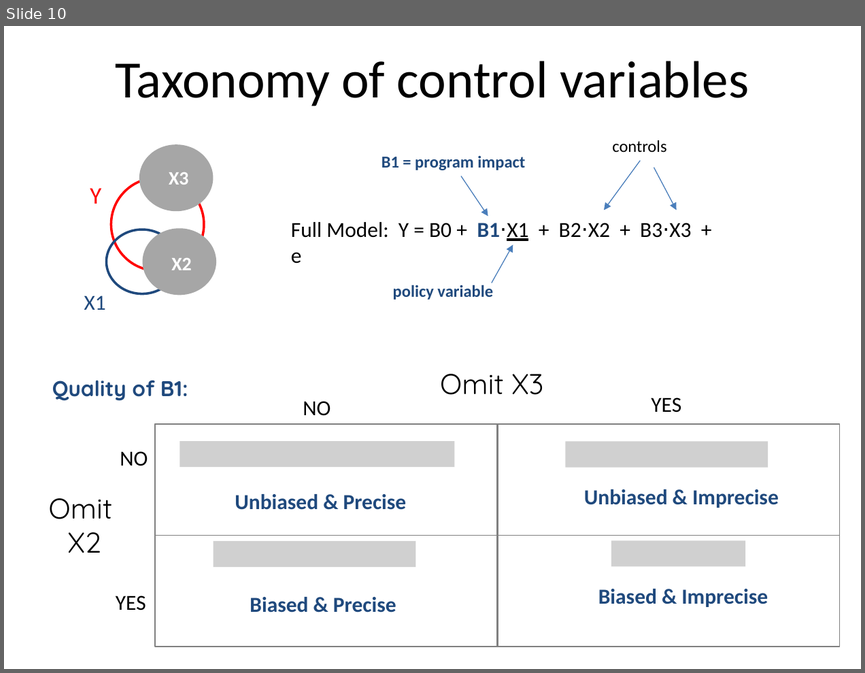
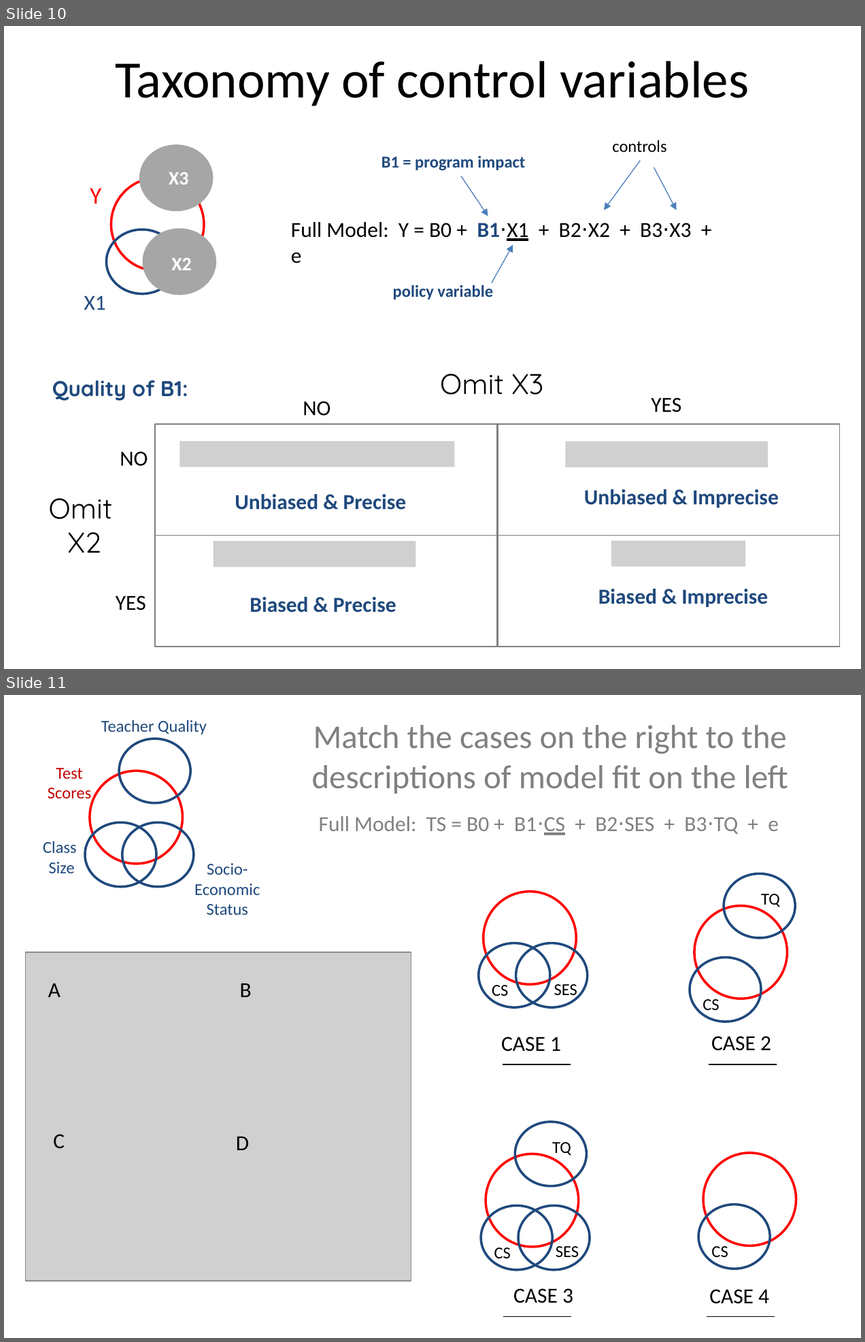
Before and after one commit to DS4PS/cpp-523-fall-2019, a slide deck: lectures/taxonomy-of-control-variables.pptx. Shown one above the other, each under a label of ours: slide 10 before the commit, slides 10 and 11 after it. The pictures are 865x673 and 865x1342 pixels, drawn with LibreOffice and Linux fonts; fonts in the diff are those of the drawing; grey boxes stand for pictures. Boxes give left, top, right and bottom in pixels: in the first picture for what was removed or moved away, otherwise in the second. Text is boxed around its words. In the diff, an @@ line names an element or a change of style, - is before the commit and + after.

```diff
--- a/lectures/taxonomy-of-control-variables.pptx
+++ b/lectures/taxonomy-of-control-variables.pptx
@@ slide 11 added at (4, 695, 861, 1338), background #FFFFFF @@
@@ text added at (101, 720, 207, 734), 14 pt, text #1F497D @@
+Teacher Quality
@@ title added at (312, 725, 788, 794), 28 pt, text #808080 @@
+Match the cases on the right to the descriptions of model fit on the left
@@ ellipse added at (119, 739, 190, 803), outline #1F497D 2 pt @@
@@ text added at (48, 768, 91, 803), 14 pt, text #C00000 @@
+Test
+Scores
@@ ellipse added at (90, 770, 182, 863), outline #FF0000 2 pt @@
@@ text added at (319, 816, 779, 835), 18 pt, text #808080 @@
+Full Model: TS = B0 + B1⋅CS + B2⋅SES + B3⋅TQ + e
@@ ellipse added at (84, 823, 156, 887), outline #1F497D 2 pt @@
@@ ellipse added at (122, 823, 193, 887), outline #1F497D 2 pt @@
@@ text added at (43, 841, 77, 873), 14 pt, text #1F497D @@
+Class
+Size
@@ text added at (194, 863, 260, 915), 14 pt, text #1F497D @@
+Socio-
+Economic
+Status
@@ group added at (479, 873, 796, 1317): 12 ellipses, 8 texts, 4 lines @@
+CS
+SES
+TQ
+CS
+CS
+TQ
+CS
+SES
@@ text added at (501, 1036, 561, 1051), 18 pt, text #000000 @@
+CASE 1
@@ text added at (711, 1036, 771, 1051), 18 pt, text #000000 @@
+CASE 2
@@ group added at (26, 952, 411, 1280): 4 texts, 1 picture @@
+A
+B
+C
+D
@@ text added at (513, 1288, 573, 1303), 18 pt, text #000000 @@
+CASE 3
@@ text added at (709, 1289, 769, 1304), 18 pt, text #000000 @@
+CASE 4
```
Also in this commit, not shown: 18 other files.
